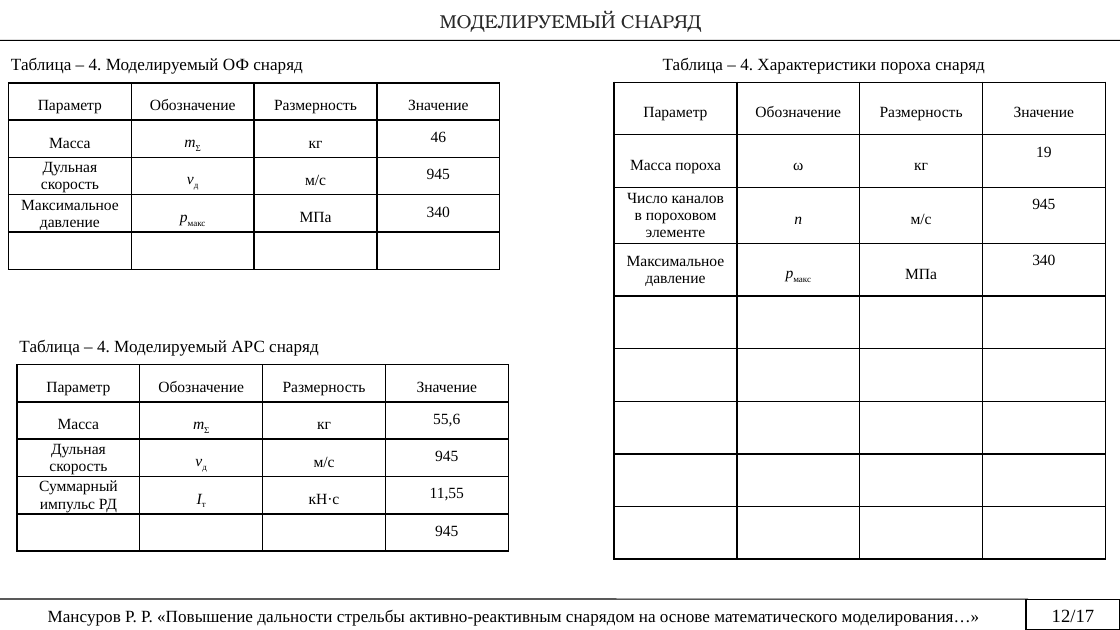
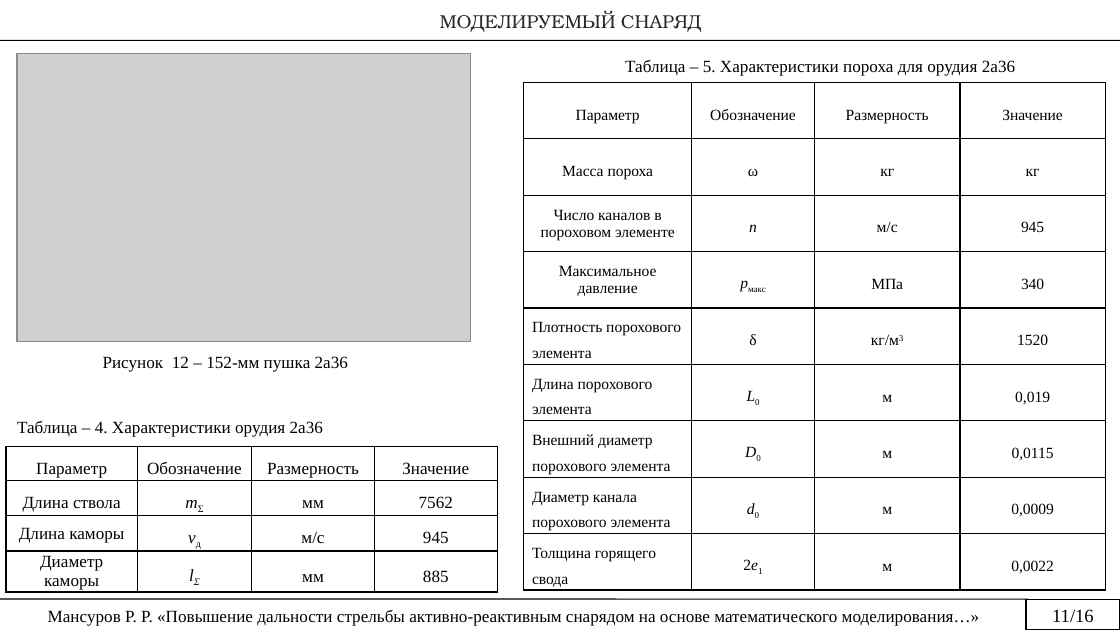
Before and after one commit to rustam-mansurov/cats, a slide deck: slide 11 of Диссертация/Мансуров Презентация.pptx (slide 14 before the commit). Drawn at 1120x630 pixels with LibreOffice and Linux fonts; fonts in the diff are those of the drawing; grey boxes stand for pictures. Boxes give left, top, right and bottom in pixels: in the first picture for what was removed or moved away, otherwise in the second. Text is boxed around its words. In the diff, an @@ line names an element or a change of style, - is before the commit and + after.

```diff
--- a/Диссертация/Мансуров Презентация.pptx
+++ b/Диссертация/Мансуров Презентация.pptx
@@ text removed at (11, 58, 303, 74) @@
-Таблица – 4. Моделируемый ОФ снаряд
@@ picture added at (17, 54, 470, 342) @@
@@ table removed at (9, 83, 502, 269), 5 rows, 4 columns @@
-Параметр | Обозначение | Размерность | Значение
-Масса | mΣ | кг | 46
-Дульная скорость | vд | м/с | 945
-Максимальное давление | pмакс | МПа | 340
- |  |  | 
@@ table at (523, 83, 1105, 591) @@
-row 2, column 4: 19
+row 2, column 4: кг
-row 5:  |  |  | 
+row 5: Плотность порохового элемента | δ | кг/м3 | 1520
-row 6:  |  |  | 
+row 6: Длина порохового элемента | L0 | м | 0,019
-row 7:  |  |  | 
+row 7: Внешний диаметр порохового элемента | D0 | м | 0,0115
-row 8:  |  |  | 
+row 8: Диаметр канала порохового элемента | d0 | м | 0,0009
-row 9:  |  |  | 
+row 9: Толщина горящего свода | 2e1 | м | 0,0022
@@ table: place and size @@
-table at (614, 82, 1107, 559)
+table at (523, 83, 1105, 591)
@@ text at (625, 60, 1015, 76): text changed @@
-Таблица – 4. Характеристики пороха снаряд
+Таблица – 5. Характеристики пороха для орудия 2а36
@@ text removed at (19, 340, 319, 356) @@
-Таблица – 4. Моделируемый АРС снаряд
@@ text added at (103, 356, 348, 372), 11 pt, text #000000 @@
+Рисунок 12 – 152-мм пушка 2а36
@@ table at (6, 447, 497, 594) @@
-row 2: Масса | mΣ | кг | 55,6
-row 3: Дульная скорость | vд | м/с | 945
-row 4: Суммарный импульс РД | Iт | кН·с | 11,55
-row 5:  |  |  | 945
+row 2: Длина ствола | mΣ | мм | 7562
+row 3: Длина каморы | vд | м/с | 945
+row 4: Диаметр каморы | lΣ | мм | 885
@@ table: place and size @@
-table at (17, 365, 510, 551)
+table at (6, 447, 497, 594)
@@ text added at (17, 421, 323, 437), 11 pt, text #000000 @@
+Таблица – 4. Характеристики орудия 2а36
@@ text in rectangle at (1052, 609, 1094, 623): text changed @@
-12/17
+11/16
```
Also in this commit, not shown: 12 other slides changed, 1 slide added, 7 slides removed, 16 other files.
